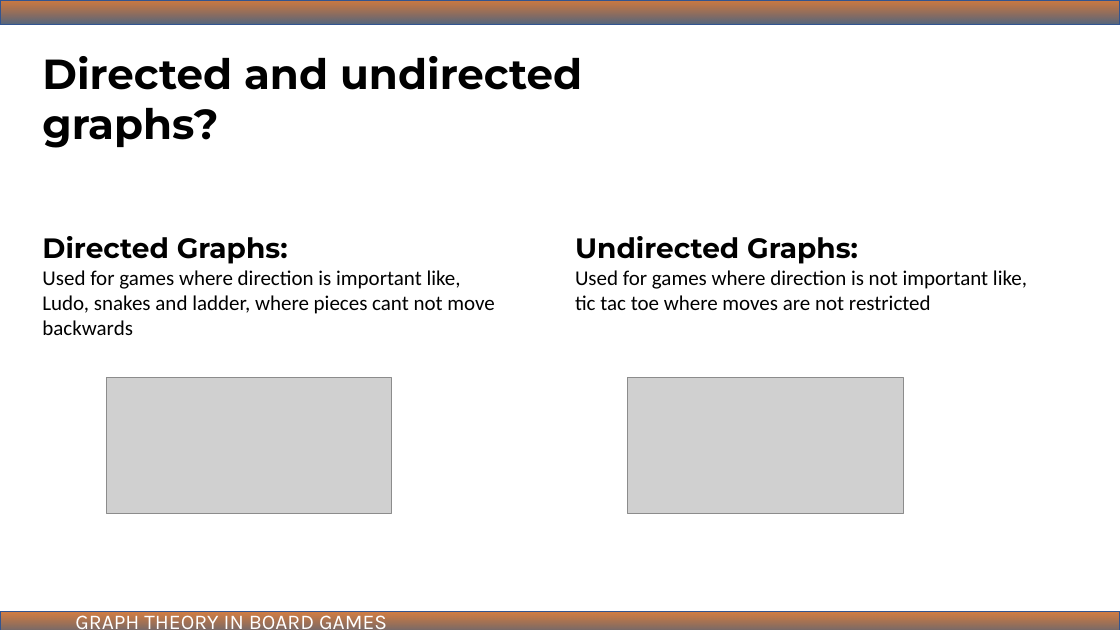
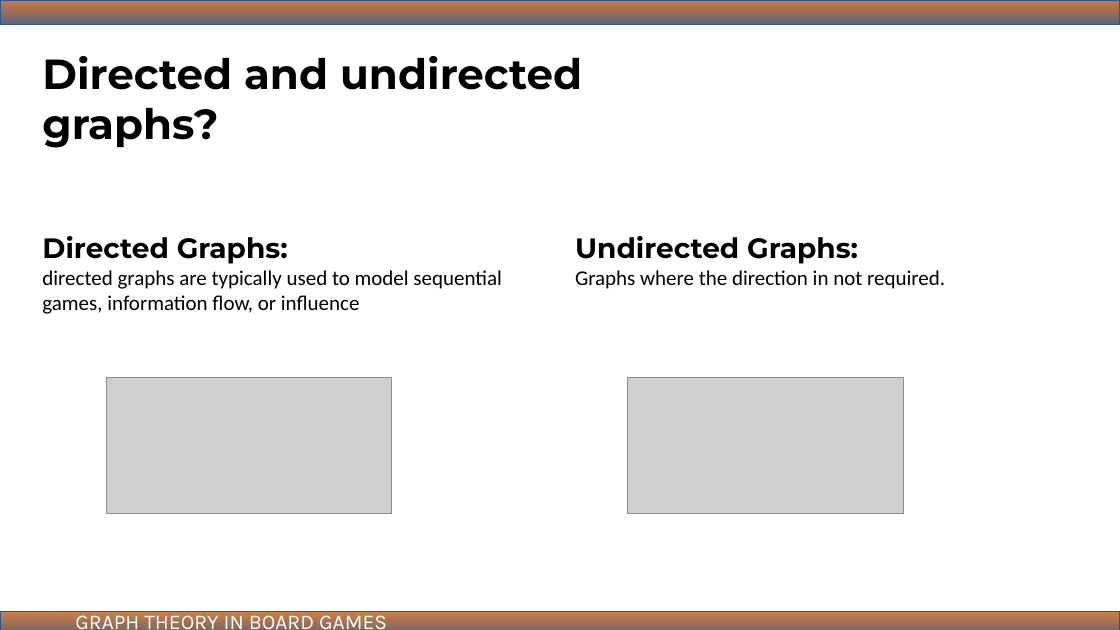
Before and after one commit to ibmbt/group5_graphtheory, a slide deck: slide 3 of group5_graphtheory.pptx. Drawn at 1120x630 pixels with LibreOffice and Linux fonts; fonts in the diff are those of the drawing; grey boxes stand for pictures. Boxes give left, top, right and bottom in pixels: in the first picture for what was removed or moved away, otherwise in the second. Text is boxed around its words. In the diff, an @@ line names an element or a change of style, - is before the commit and + after.

```diff
--- a/group5_graphtheory.pptx
+++ b/group5_graphtheory.pptx
@@ text at [42,270,502,314]: text changed @@
-Used for games where direction is important like,
-Ludo, snakes and ladder, where pieces cant not move backwards
+directed graphs are typically used to model sequential games, information flow, or influence
@@ text at [575,270,945,289]: text changed @@
-Used for games where direction is not important like,
-tic tac toe where moves are not restricted
+Graphs where the direction in not required.
```
Also in this commit, not shown: 2 slides added, 3 other files.
